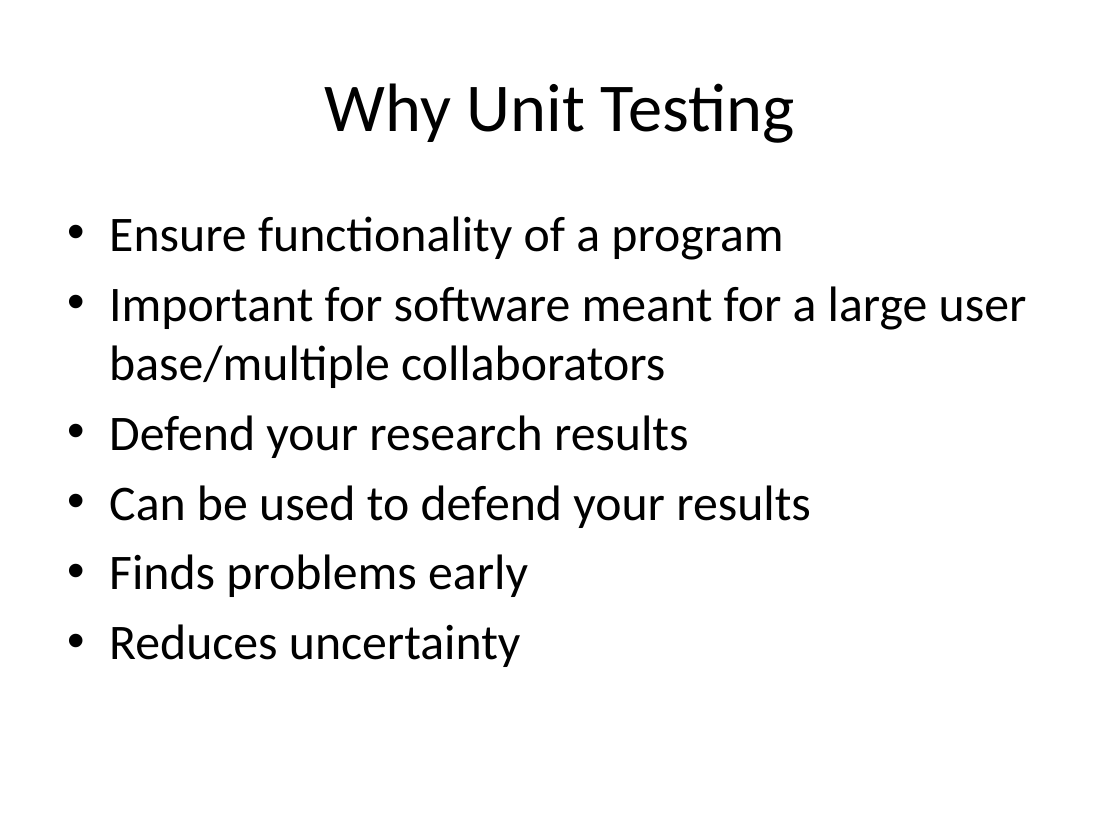
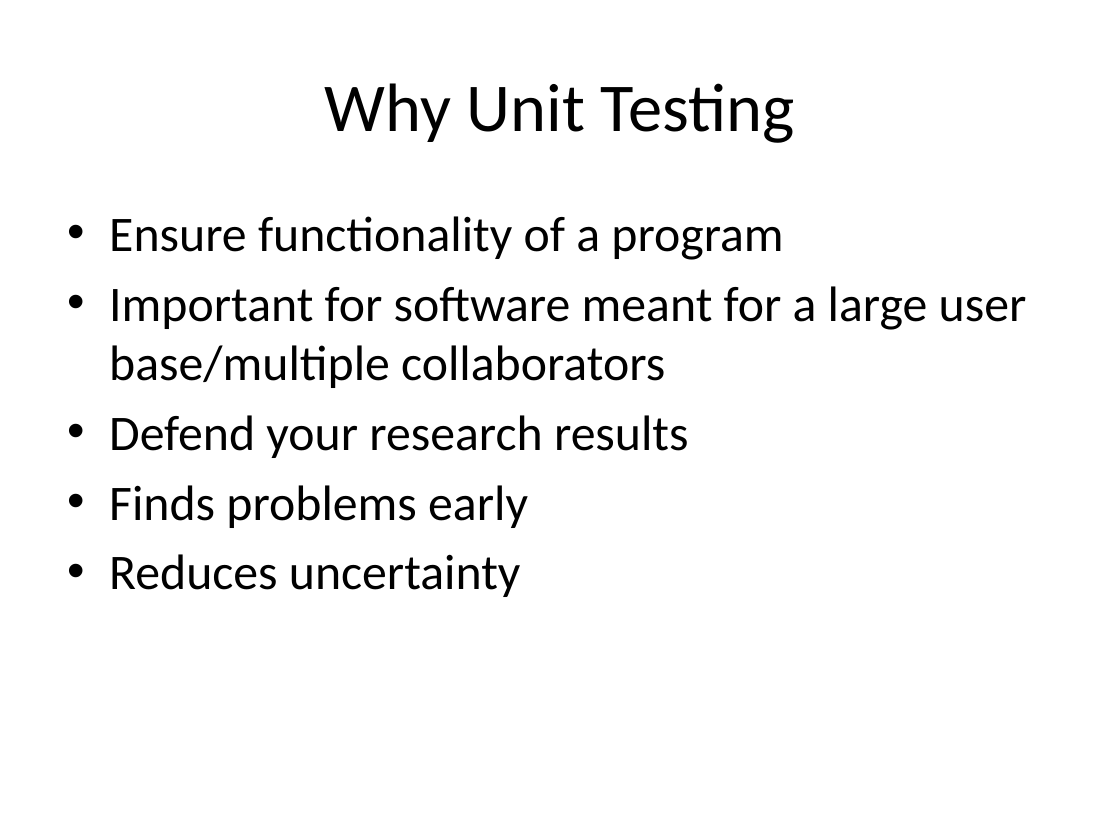
Before and after one commit to lkloh/USArray, a slide deck: slide 31 of BasicsOfCoding/BasicsOfCoding.pptx (slide 32 before the commit). Drawn at 1120x840 pixels with LibreOffice and Linux fonts; fonts in the diff are those of the drawing. Boxes give left, top, right and bottom in pixels: in the first picture for what was removed or moved away, otherwise in the second. Text is boxed around its words. In the diff, an @@ line names an element or a change of style, - is before the commit and + after.

```diff
--- a/BasicsOfCoding/BasicsOfCoding.pptx
+++ b/BasicsOfCoding/BasicsOfCoding.pptx
@@ text at bbox=[109, 485, 811, 528]: paragraph removed @@
-• Can be used to defend your results
```
Also in this commit, not shown: 7 other slides changed, 2 slides added, 3 slides removed, 1 other file.
